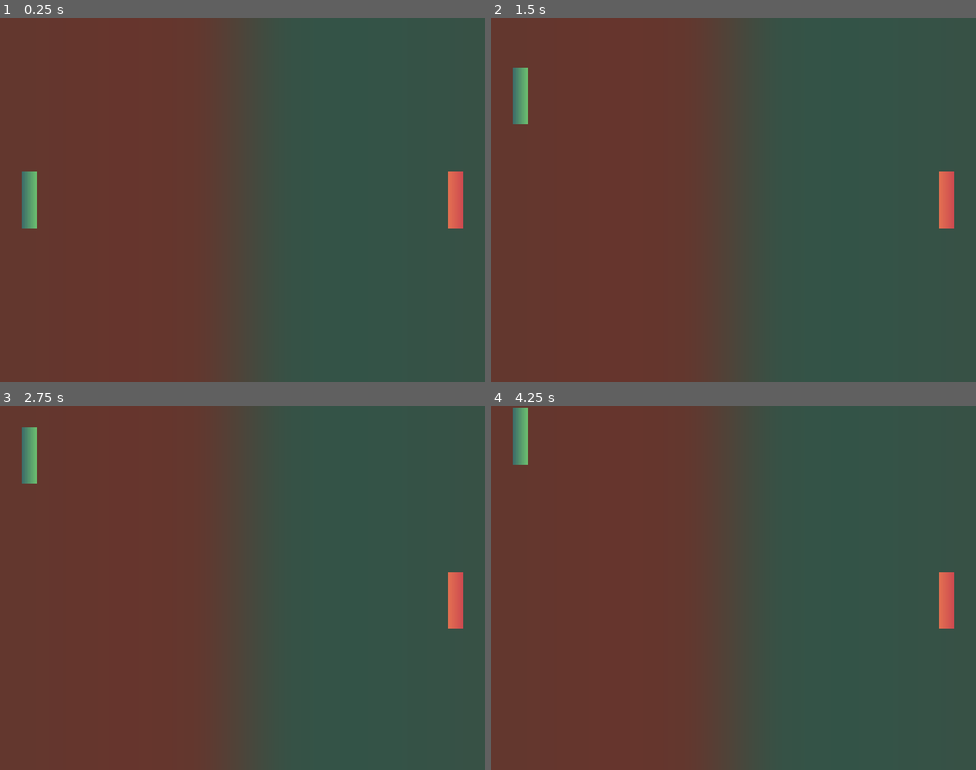
Above: before the commit, frames 1-4 (two rows, left to right).
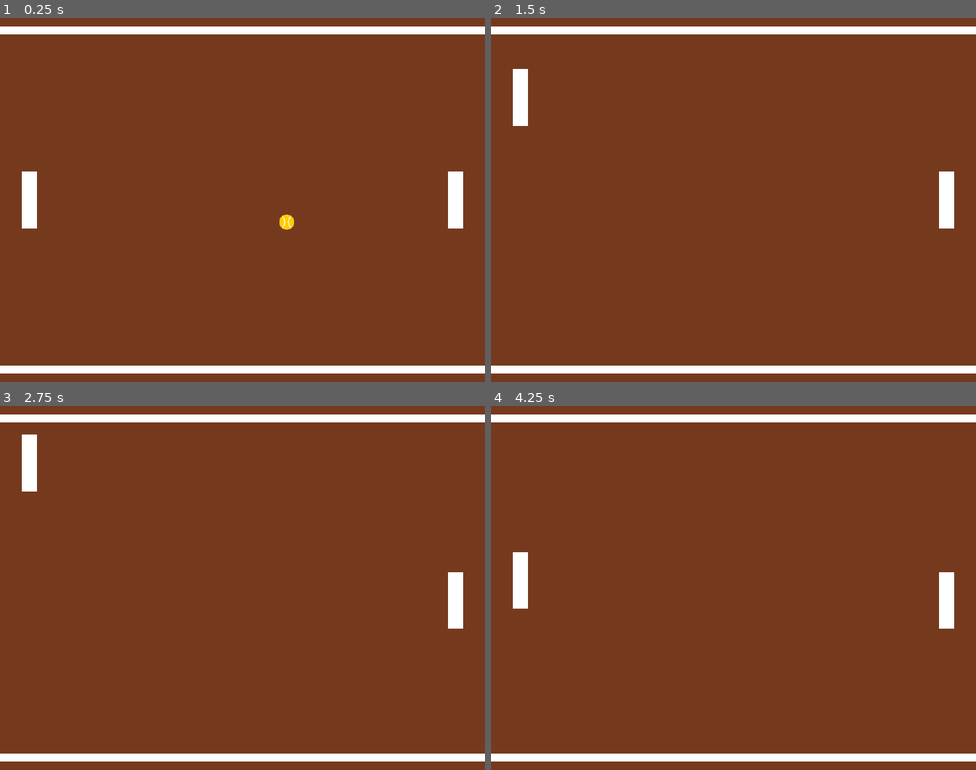
Above: after the commit, the same moments.

Repository: stur86/The20GamesChallenge
Game: Godot game, scene res://play_scene.tscn
The game is run twice, just before and just after one commit, with the same random seed, the same clock (stepped at 60 frames per second) and the same inputs. Before the commit the project has no main scene; this scene is started directly in both runs.
Inputs:
- Up to frame 1 (0.25 s): no input
- Up to frame 2 (1.5 s): hold W (Player1_Up) 0.53-1.28 s; tap Down (Player2_Down) at 0.6 s; hold S (Player1_Down) from 1.28 s (still down); tap Up (Player2_Up) at 1.35 s
- Up to frame 3 (2.75 s): release S (Player1_Down) at 2.03 s; hold W (Player1_Up) from 2.03 s (still down); tap Down (Player2_Down) at 2.1 s
- Up to frame 4 (4.25 s): tap Up (Player2_Up) at 2.85 s; tap Enter at 3.5 s; release W (Player1_Up) at 3.53 s; hold S (Player1_Down) from 3.53 s (still down); tap Down (Player2_Down) at 3.6 s

The runs differ from the first frame. In frame 1, 59% of the frame differs, in the area x 0-100%, y 0-100%; in frame 2, 59%; in frame 3, 59%; in frame 4, 59%.

Commit message:
Added ball and changed physics

Diff:
--- /dev/null
+++ b/01-pong/ball.svg
@@ -0,0 +1,71 @@
+<?xml version="1.0" encoding="UTF-8" standalone="no"?>
+<!-- Created with Inkscape (http://www.inkscape.org/) -->
+
+<svg
+   width="32"
+   height="32"
+   viewBox="0 0 32 32"
+   version="1.1"
+   id="svg1"
+   inkscape:version="1.4 (86a8ad7, 2024-10-11)"
+   sodipodi:docname="ball.svg"
+   xmlns:inkscape="http://www.inkscape.org/namespaces/inkscape"
+   xmlns:sodipodi="http://sodipodi.sourceforge.net/DTD/sodipodi-0.dtd"
+   xmlns="http://www.w3.org/2000/svg"
+   xmlns:svg="http://www.w3.org/2000/svg">
+  <sodipodi:namedview
+     id="namedview1"
+     pagecolor="#ffffff"
+     bordercolor="#999999"
+     borderopacity="1"
+     inkscape:showpageshadow="2"
+     inkscape:pageopacity="0"
+     inkscape:pagecheckerboard="0"
+     inkscape:deskcolor="#d1d1d1"
+     inkscape:document-units="px"
+     inkscape:zoom="12.609375"
+     inkscape:cx="11.023544"
+     inkscape:cy="15.742255"
+     inkscape:window-width="1920"
+     inkscape:window-height="1009"
+     inkscape:window-x="-8"
+     inkscape:window-y="-8"
+     inkscape:window-maximized="1"
+     inkscape:current-layer="layer1" />
+  <defs
+     id="defs1">
+    <clipPath
+       clipPathUnits="userSpaceOnUse"
+       id="clipPath2">
+      <circle
+         style="fill:#ffcc00;stroke-width:1.864;stroke-linecap:round;stroke-linejoin:round"
+         id="circle2"
+         cx="16"
+         cy="16"
+         r="16" />
+    </clipPath>
+  </defs>
+  <g
+     inkscape:label="Layer 1"
+     inkscape:groupmode="layer"
+     id="layer1">
+    <circle
+       style="fill:#ffcc00;stroke-width:1.864;stroke-linecap:round;stroke-linejoin:round"
+       id="path1"
+       cx="16"
+       cy="16"
+       r="16" />
+    <g
+       id="g2"
+       clip-path="url(#clipPath2)">
+      <path
+         id="path1-8"
+         style="fill:none;stroke:#ffffff;stroke-width:1.864;stroke-linecap:round;stroke-linejoin:round;stroke-opacity:1"
+         d="M 12,16 A 16,16 0 0 1 -4,32 16,16 0 0 1 -20,16 16,16 0 0 1 -4,0 16,16 0 0 1 12,16 Z" />
+      <path
+         id="path1-8-5"
+         style="fill:none;stroke:#ffffff;stroke-width:1.864;stroke-linecap:round;stroke-linejoin:round"
+         d="M 52,16 A 16,16 0 0 1 36,32 16,16 0 0 1 20,16 16,16 0 0 1 36,0 16,16 0 0 1 52,16 Z" />
+    </g>
+  </g>
+</svg>
--- a/01-pong/paddle.gd
+++ b/01-pong/paddle.gd
@@ -1,11 +1,19 @@
-extends CharacterBody2D
+extends AnimatableBody2D
 class_name PaddleBody
 
 @export_range(100, 1000, 1.0) var move_speed: float = 400
 var move_dir: float = 0.0
+var bound_up: float
+var bound_dw: float
 
 func _init() -> void:
 	set_physics_process(true)
 
+func _enter_tree() -> void:
+	var w = $CollisionShape2D.shape.size.y/2.0
+	bound_up = %BorderUp.global_position.y+w
+	bound_dw = %BorderDown.global_position.y-w
+
 func _physics_process(delta: float) -> void:
-	var _coll = move_and_collide(move_dir*Vector2.UP*move_speed*delta)
+	var y = global_position.y-delta*move_speed*move_dir
+	global_position.y = min(max(y, bound_up), bound_dw)
--- a/01-pong/play_scene.tscn
+++ b/01-pong/play_scene.tscn
@@ -1,12 +1,13 @@
-[gd_scene load_steps=10 format=3 uid="uid://degn05187kmo0"]
+[gd_scene load_steps=13 format=3 uid="uid://degn05187kmo0"]
 
 [ext_resource type="Script" uid="uid://cdqocq3uugqer" path="res://paddle.gd" id="1_memhf"]
 [ext_resource type="PackedScene" uid="uid://d5r30xs0try7" path="res://human_controller.tscn" id="2_0tbyp"]
+[ext_resource type="Texture2D" uid="uid://to4x5unbxmit" path="res://ball.svg" id="3_1p5oe"]
 
 [sub_resource type="Gradient" id="Gradient_gl7u2"]
 interpolation_mode = 2
-offsets = PackedFloat32Array(0, 0.4, 0.6, 1)
-colors = PackedColorArray(0.39, 0.21775001, 0.1833, 1, 0.3882353, 0.21960784, 0.18431373, 1, 0.21568628, 0.32156864, 0.27450982, 1, 0.2176, 0.32, 0.27392003, 1)
+offsets = PackedFloat32Array(0)
+colors = PackedColorArray(0.46, 0.23, 0.115, 1)
 metadata/_snap_enabled = true
 
 [sub_resource type="GradientTexture2D" id="GradientTexture2D_memhf"]
@@ -15,7 +16,8 @@
 height = 768
 
 [sub_resource type="Gradient" id="Gradient_1p5oe"]
-colors = PackedColorArray(0.23519999, 0.42, 0.41076002, 1, 0.42873004, 0.7565435, 0.43855125, 1)
+offsets = PackedFloat32Array(0)
+colors = PackedColorArray(1, 1, 1, 1)
 
 [sub_resource type="GradientTexture1D" id="GradientTexture1D_a0jw4"]
 gradient = SubResource("Gradient_1p5oe")
@@ -24,12 +26,17 @@
 [sub_resource type="RectangleShape2D" id="RectangleShape2D_gl7u2"]
 size = Vector2(32, 120)
 
-[sub_resource type="Gradient" id="Gradient_0tbyp"]
-colors = PackedColorArray(0.80396354, 0.28899968, 0.31400985, 1, 0.8940056, 0.44336286, 0.31979603, 1)
+[sub_resource type="WorldBoundaryShape2D" id="WorldBoundaryShape2D_1p5oe"]
+normal = Vector2(0, 1)
 
-[sub_resource type="GradientTexture1D" id="GradientTexture1D_1p5oe"]
-gradient = SubResource("Gradient_0tbyp")
-width = 32
+[sub_resource type="WorldBoundaryShape2D" id="WorldBoundaryShape2D_0tbyp"]
+
+[sub_resource type="PhysicsMaterial" id="PhysicsMaterial_1p5oe"]
+friction = 0.0
+bounce = 1.0
+
+[sub_resource type="CircleShape2D" id="CircleShape2D_1p5oe"]
+radius = 16.0
 
 [node name="PlayScene" type="Node2D"]
 
@@ -39,7 +46,7 @@
 
 [node name="Camera2D" type="Camera2D" parent="."]
 
-[node name="PaddleLeft" type="CharacterBody2D" parent="."]
+[node name="PaddleLeft" type="AnimatableBody2D" parent="."]
 position = Vector2(-450, 0)
 script = ExtResource("1_memhf")
 
@@ -52,17 +59,53 @@
 
 [node name="HumanController" parent="PaddleLeft" instance=ExtResource("2_0tbyp")]
 
-[node name="PaddleRight" type="CharacterBody2D" parent="."]
+[node name="PaddleRight" type="AnimatableBody2D" parent="."]
 position = Vector2(450, 0)
 script = ExtResource("1_memhf")
 
 [node name="Sprite2D" type="Sprite2D" parent="PaddleRight"]
-rotation = 3.1415927
+rotation = -3.1415925
 scale = Vector2(1, 120)
-texture = SubResource("GradientTexture1D_1p5oe")
+texture = SubResource("GradientTexture1D_a0jw4")
 
 [node name="CollisionShape2D" type="CollisionShape2D" parent="PaddleRight"]
 shape = SubResource("RectangleShape2D_gl7u2")
 
 [node name="HumanController" parent="PaddleRight" instance=ExtResource("2_0tbyp")]
 player = 1
+
+[node name="BorderUp" type="StaticBody2D" parent="."]
+unique_name_in_owner = true
+position = Vector2(0, -350)
+
+[node name="Sprite2D" type="Sprite2D" parent="BorderUp"]
+scale = Vector2(32, 16)
+texture = SubResource("GradientTexture1D_a0jw4")
+offset = Vector2(0, -0.5)
+
+[node name="CollisionShape2D" type="CollisionShape2D" parent="BorderUp"]
+shape = SubResource("WorldBoundaryShape2D_1p5oe")
+
+[node name="BorderDown" type="StaticBody2D" parent="."]
+unique_name_in_owner = true
+position = Vector2(0, 350)
+
+[node name="Sprite2D" type="Sprite2D" parent="BorderDown"]
+scale = Vector2(32, 16)
+texture = SubResource("GradientTexture1D_a0jw4")
+offset = Vector2(0, 0.5)
+
+[node name="CollisionShape2D" type="CollisionShape2D" parent="BorderDown"]
+shape = SubResource("WorldBoundaryShape2D_0tbyp")
+
+[node name="Ball" type="RigidBody2D" parent="."]
+physics_material_override = SubResource("PhysicsMaterial_1p5oe")
+continuous_cd = 2
+linear_velocity = Vector2(400, 200)
+linear_damp_mode = 1
+
+[node name="Sprite2D" type="Sprite2D" parent="Ball"]
+texture = ExtResource("3_1p5oe")
+
+[node name="CollisionShape2D" type="CollisionShape2D" parent="Ball"]
+shape = SubResource("CircleShape2D_1p5oe")
--- a/01-pong/project.godot
+++ b/01-pong/project.godot
@@ -10,7 +10,8 @@
 
 [application]
 
-config/name="01_pong"
+config/name="20 Games Challenge - Pong"
+run/main_scene="uid://degn05187kmo0"
 config/features=PackedStringArray("4.5", "GL Compatibility")
 
 [display]
@@ -46,6 +47,10 @@
 ]
 }
 
+[physics]
+
+2d/default_gravity=0.0
+
 [rendering]
 
 renderer/rendering_method="gl_compatibility"
Not shown, added: 01-pong/ball.svg.import
Not shown, changed: .gitignore
